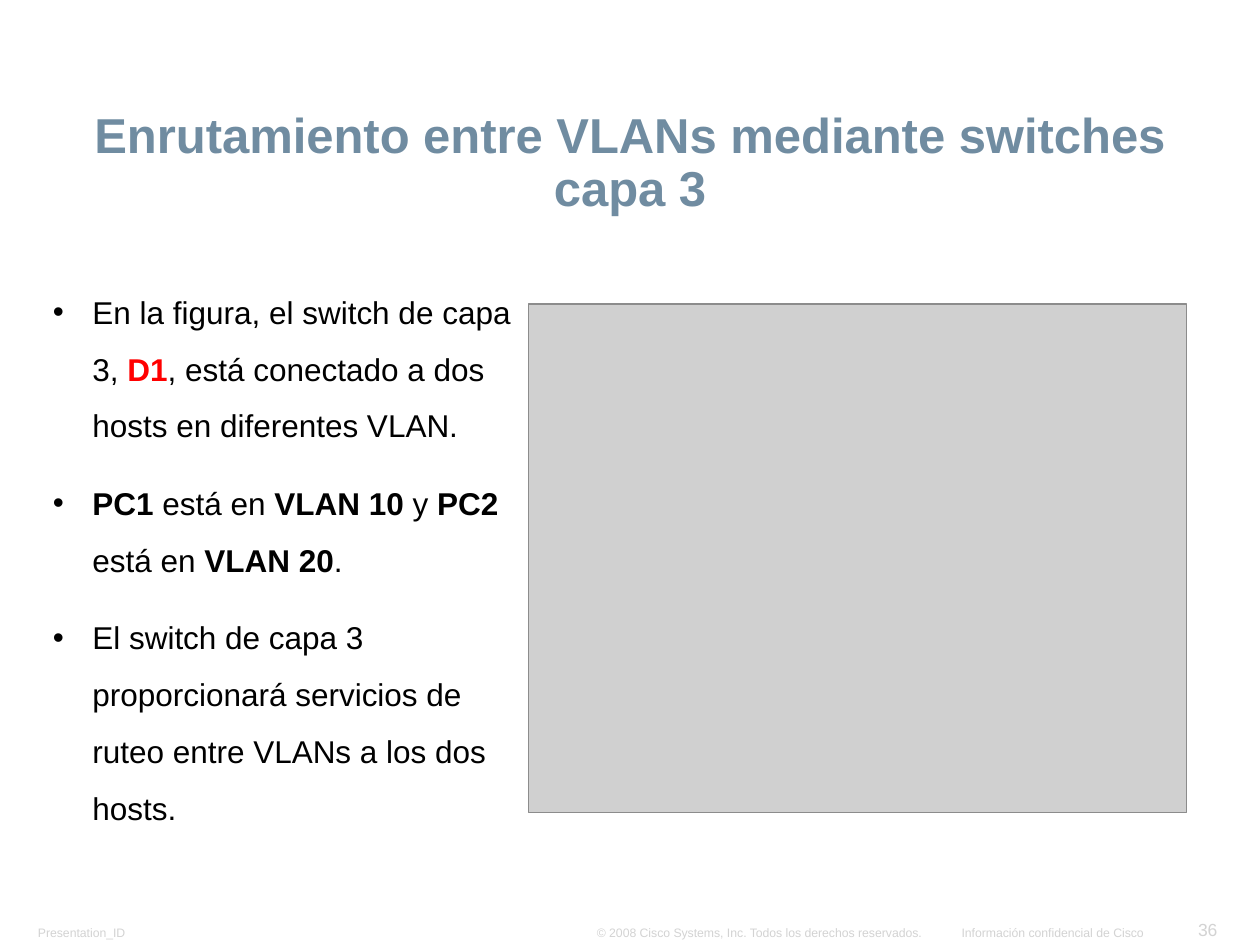
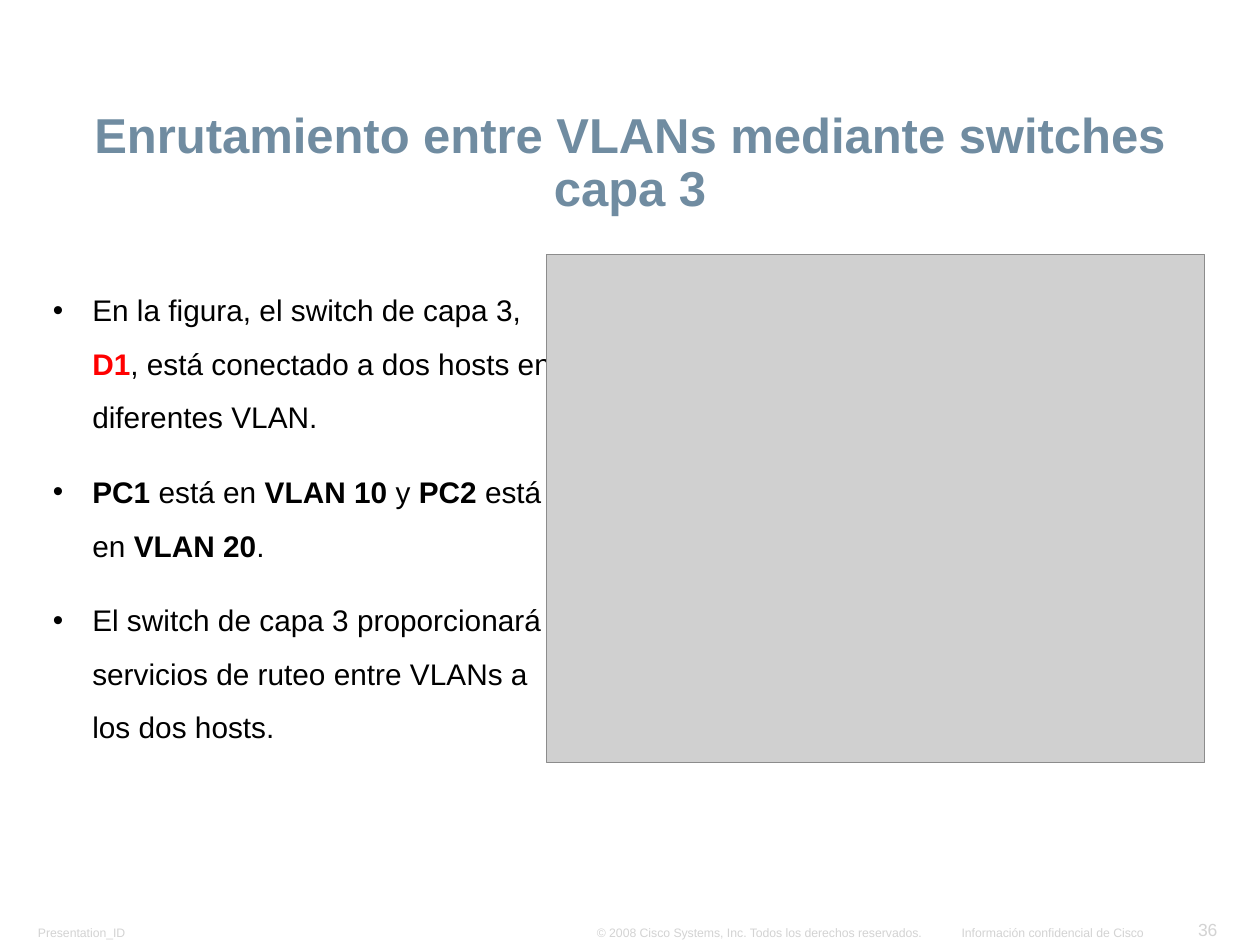
Before and after one commit to lizetheP/WAN, a slide deck: slide 36 of Calendario2025/Presentaciones/3_VLANs.pptx. Drawn at 1260x945 pixels with LibreOffice and Linux fonts; fonts in the diff are those of the drawing; grey boxes stand for pictures; background and template pictures are left out. Boxes give left, top, right and bottom in pixels: in the first picture for what was removed or moved away, otherwise in the second. Text is boxed around its words. In the diff, an @@ line names an element or a change of style, - is before the commit and + after.

```diff
--- a/Calendario2025/Presentaciones/3_VLANs.pptx
+++ b/Calendario2025/Presentaciones/3_VLANs.pptx
@@ text "En la figura, el switch ..." at bbox=[92, 299, 551, 739]: size 18 to 17 pt @@
@@ picture: place and size @@
-picture at bbox=[529, 304, 1187, 811]
+picture at bbox=[547, 255, 1205, 762]
```
Also in this commit, not shown: 4 other slides changed, 3 other files.
